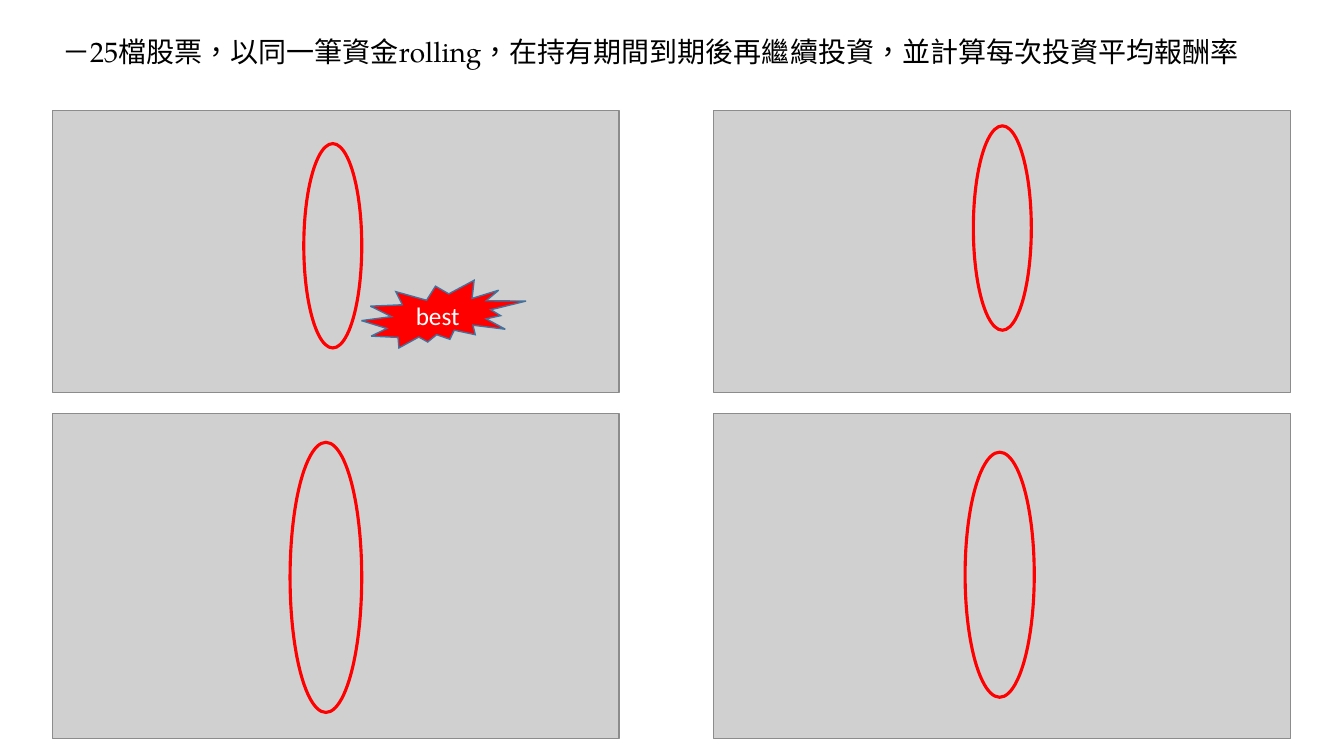
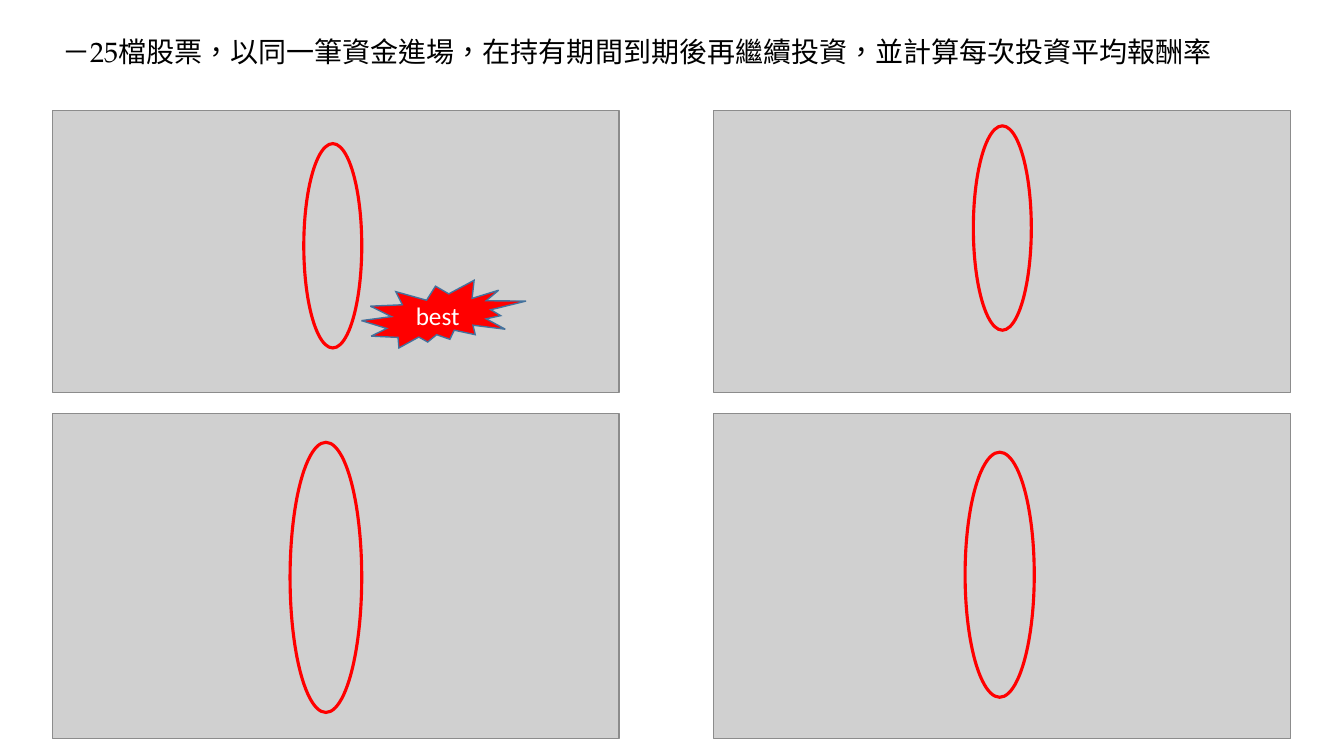
Before and after one commit to Garlylin/data, a slide deck: slide 23 of 強勢股vs.pptx. Drawn at 1344x756 pixels with LibreOffice and Linux fonts; fonts in the diff are those of the drawing; grey boxes stand for pictures. Boxes give left, top, right and bottom in pixels: in the first picture for what was removed or moved away, otherwise in the second. Text is boxed around its words. In the diff, an @@ line names an element or a change of style, - is before the commit and + after.

```diff
--- a/強勢股vs.pptx
+++ b/強勢股vs.pptx
@@ text at box(62, 38, 1212, 65): text changed @@
-－25檔股票，以同一筆資金rolling，在持有期間到期後再繼續投資，並計算每次投資平均報酬率
+－25檔股票，以同一筆資金進場，在持有期間到期後再繼續投資，並計算每次投資平均報酬率
```
Also in this commit, not shown: 8 other slides changed, 15 other files.
